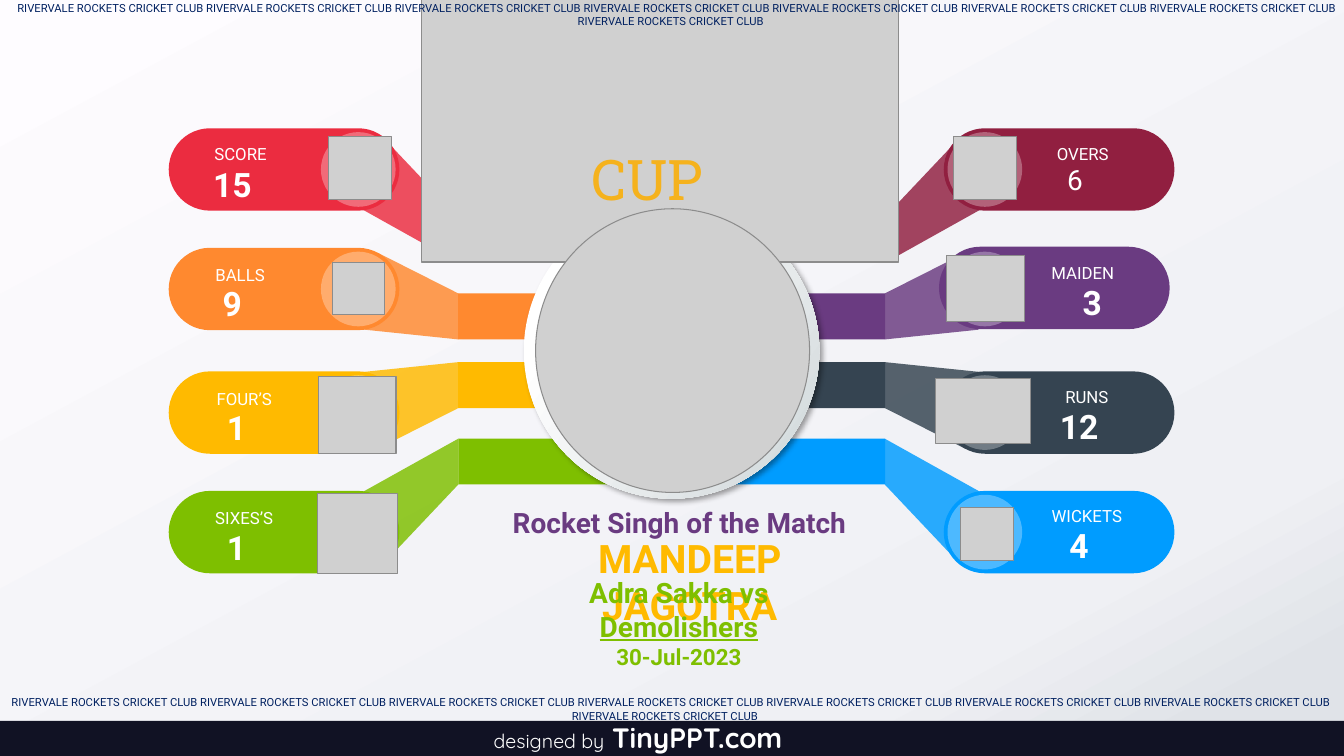
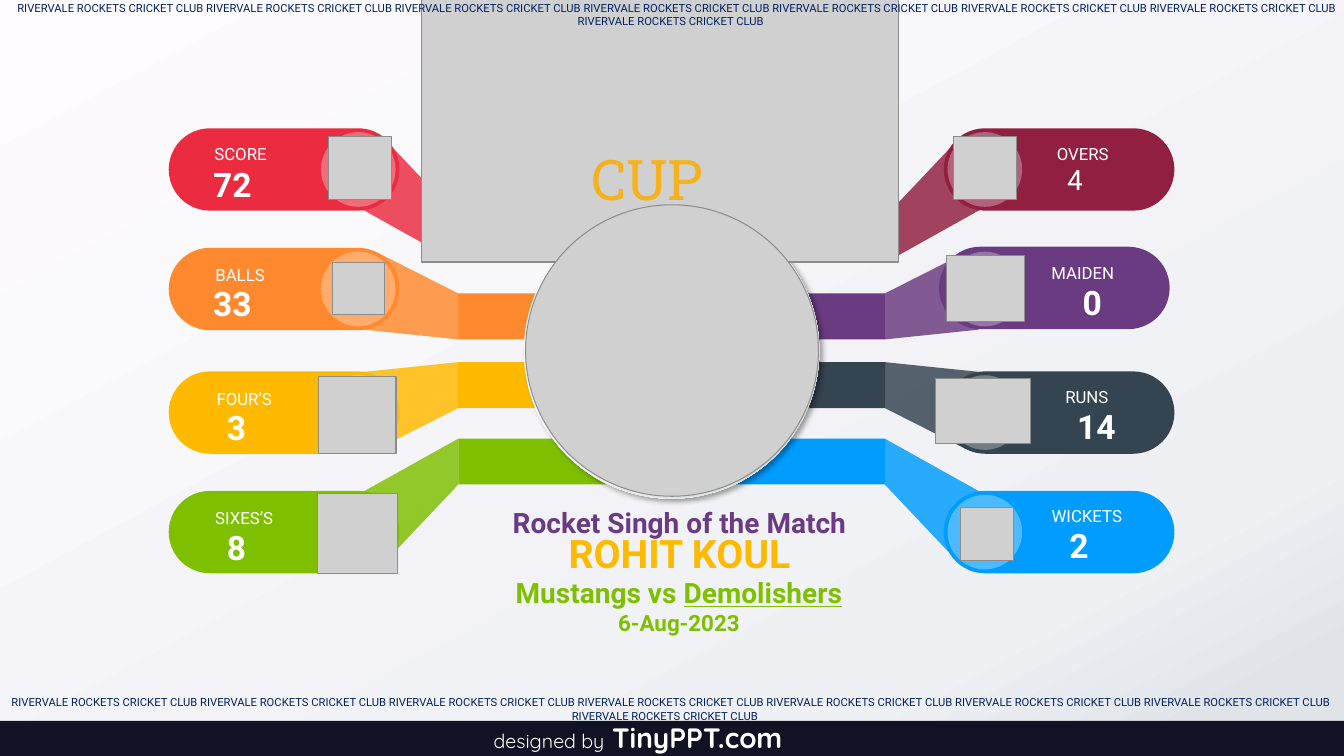
Before and after one commit to Sachienmittal/RRCC, a slide deck: slide 1 of Manage/Rocket singh.pptx. Drawn at 1344x756 pixels with LibreOffice and Linux fonts; fonts in the diff are those of the drawing; grey boxes stand for pictures. Boxes give left, top, right and bottom in pixels: in the first picture for what was removed or moved away, otherwise in the second. Text is boxed around its words. In the diff, an @@ line names an element or a change of style, - is before the commit and + after.

Commit message:
ppt

```diff
--- a/Manage/Rocket singh.pptx
+++ b/Manage/Rocket singh.pptx
@@ text at (213,172,252,197): text changed @@
-15
+72
@@ text at (1067,170,1083,190): text changed @@
-6
+4
@@ picture: place and size @@
-picture at (535,209,810,492)
+picture at (525,205,819,496)
@@ text at (213,291,252,317): text changed @@
-9
+33
@@ text at (1083,291,1102,316): text changed @@
-3
+0
@@ text at (227,415,246,441): text changed @@
-1
+3
@@ text at (1077,415,1116,439): text changed @@
-12
+14
@@ text at (227,535,246,561): text changed @@
-1
+8
@@ text at (569,533,790,569): text changed @@
-MANDEEP JAGOTRA
+ROHIT KOUL
@@ text at (1069,533,1088,558): text changed @@
-4
+2
@@ text at (516,582,842,636): text changed @@
-Adra Sakka vs Demolishers
-30-Jul-2023
+Mustangs vs Demolishers
+6-Aug-2023
```
Also in this commit, not shown: 2 other files.
